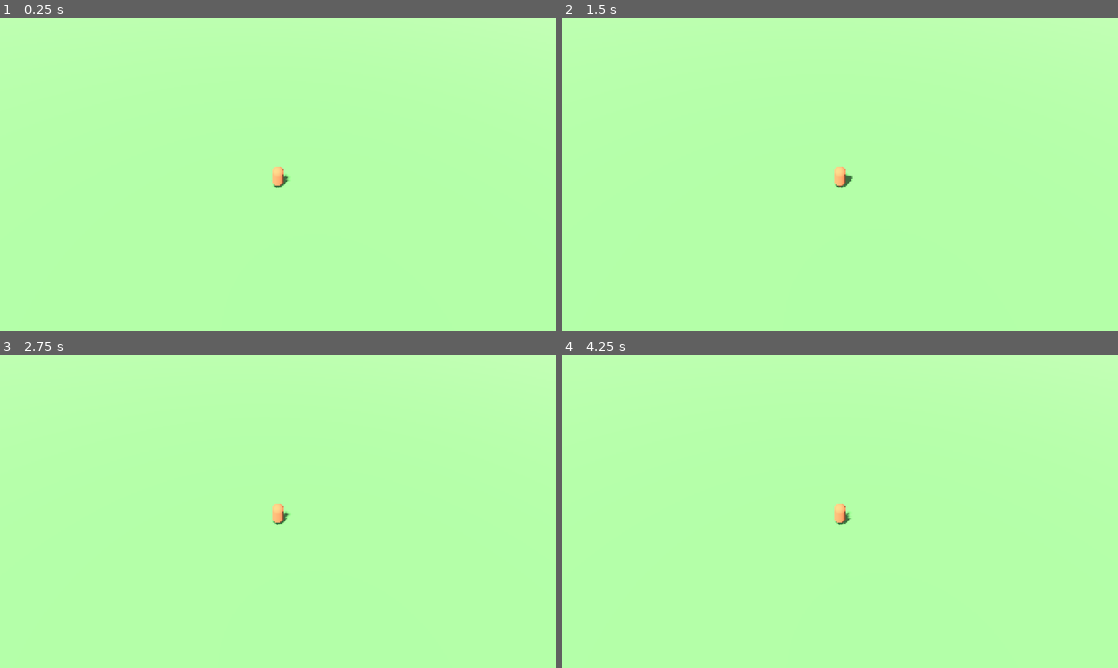
Above: before the commit, frames 1-4 (two rows, left to right).
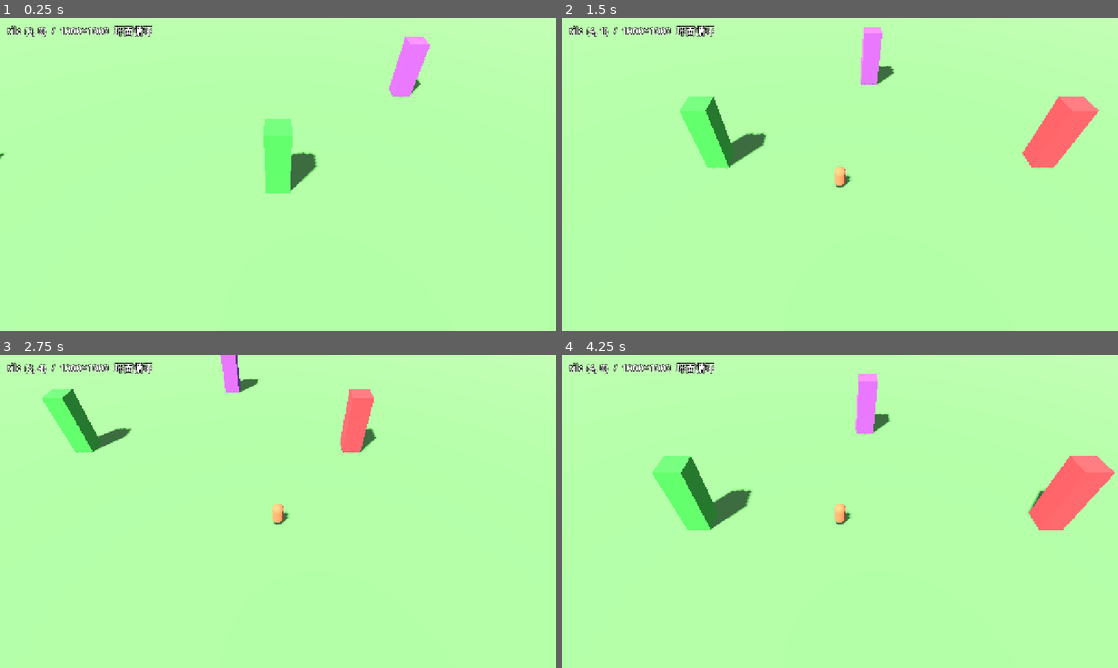
Above: after the commit, the same moments.

Repository: hoveychen/maliang
Game: Godot game, scene res://main.tscn
The game is run twice, just before and just after one commit, with the same random seed, the same clock (stepped at 60 frames per second) and the same inputs.
Inputs:
- Up to frame 1 (0.25 s): no input
- Up to frame 2 (1.5 s): tap Enter at 0.5 s; hold Right (ui_right) 0.53-1.28 s; hold Down (ui_down) from 1.28 s (still down)
- Up to frame 3 (2.75 s): release Down (ui_down) at 2.03 s; hold Right (ui_right) from 2.03 s (still down)
- Up to frame 4 (4.25 s): release Right (ui_right) at 2.78 s; hold Up (ui_up) 2.78-3.53 s; hold Left (ui_left) from 3.53 s (still down)

The runs differ from the first frame. In frame 1, 3.0% of the frame differs, in the area x 0-78%, y 2-56%; in frame 2, 4.8%; in frame 3, 3.3%; in frame 4, 5.6%, in the area x 1-100%, y 2-56%.

Commit message:
feat(demo): P2 toroidal WorldGrid coords + floating-origin seamless wrap + tests

Diff:
--- a/scripts/world.gd
+++ b/scripts/world.gd
@@ -1,21 +1,32 @@
 extends Node3D
-## Demo 世界控制器 (P1)。
-## 程序化搭建：环境光、地面占位、玩家、跟随相机。
-## 后续 P2/P3 会把单块地面换成 toroidal + chunk streaming。
+## Demo 世界控制器。
+## 浮动原点模型：玩家视觉固定在渲染原点 (0,0,0)，世界相对玩家滚动，
+## 玩家的「逻辑坐标」(player_logical, XZ 世界单位) 用 WorldGrid 取模 wrap，
+## 因此越过 GRID 边界时无跳变——平铺环面数据做无缝循环的关键。
+## P2：坐标系统 + 地标柱子证明无缝 wrap + 调试标签。
 
-const PLAYER_SPEED := 7.0
-## 相机相对玩家的偏移（高、远），做出 HD-2D 3/4 视角。
+const PLAYER_SPEED := 12.0
 const CAM_OFFSET := Vector3(0.0, 15.0, 13.0)
-const CAM_LERP := 0.18
+const RENDER_RADIUS := 130.0  ## 超出此半径的地标暂时隐藏
 
-var player: CharacterBody3D
+## 玩家在环面世界上的逻辑坐标（世界单位，Vector2(x, z)）。
+var player_logical := Vector2.ZERO
+
 var camera: Camera3D
+var world_root: Node3D
+var landmarks: Array = []  ## [{ node, logical:Vector2 }]
+var coord_label: Label
 
 func _ready() -> void:
 	_setup_environment()
+	world_root = Node3D.new()
+	world_root.name = "WorldRoot"
+	add_child(world_root)
 	_setup_ground()
+	_setup_landmarks()
 	_setup_player()
 	_setup_camera()
+	_setup_hud()
 
 func _setup_environment() -> void:
 	var light := DirectionalLight3D.new()
@@ -36,69 +47,95 @@
 	add_child(we)
 
 func _setup_ground() -> void:
+	## P2 临时：一块跟随玩家原点的大草地（P3 换成 chunk 流送的真地形）。
 	var ground := MeshInstance3D.new()
 	ground.name = "Ground"
 	var plane := PlaneMesh.new()
-	plane.size = Vector2(240.0, 240.0)
-	plane.subdivide_width = 120
-	plane.subdivide_depth = 120
+	plane.size = Vector2(300.0, 300.0)
+	plane.subdivide_width = 60
+	plane.subdivide_depth = 60
 	ground.mesh = plane
 	var mat := StandardMaterial3D.new()
 	mat.albedo_color = Color(0.46, 0.72, 0.40)
 	mat.roughness = 0.95
 	ground.material_override = mat
-	add_child(ground)
+	add_child(ground)  ## 直接挂在原点下，恒在玩家脚下
+
+func _setup_landmarks() -> void:
+	var span := WorldGrid.WORLD_SPAN
+	var defs := [
+		{ "logical": Vector2(0.0, 0.0), "color": Color(0.3, 0.8, 0.3) },        # 起点
+		{ "logical": Vector2(24.0, 0.0), "color": Color(0.9, 0.3, 0.3) },       # 东
+		{ "logical": Vector2(0.0, 24.0), "color": Color(0.3, 0.5, 0.95) },      # 北
+		{ "logical": Vector2(span - 24.0, 0.0), "color": Color(0.95, 0.85, 0.2) }, # 接缝西侧
+		{ "logical": Vector2(12.0, span - 12.0), "color": Color(0.7, 0.35, 0.85) }, # 接缝南侧
+	]
+	for d in defs:
+		var pillar := MeshInstance3D.new()
+		var box := BoxMesh.new()
+		box.size = Vector3(1.6, 5.0, 1.6)
+		pillar.mesh = box
+		var m := StandardMaterial3D.new()
+		m.albedo_color = d["color"]
+		pillar.material_override = m
+		world_root.add_child(pillar)
+		landmarks.append({ "node": pillar, "logical": d["logical"] })
 
 func _setup_player() -> void:
-	player = CharacterBody3D.new()
-	player.name = "Player"
-
 	var body := MeshInstance3D.new()
+	body.name = "Player"
 	var caps := CapsuleMesh.new()
 	caps.radius = 0.4
 	caps.height = 1.6
 	body.mesh = caps
-	body.position.y = 0.8
+	body.position = Vector3(0.0, 0.8, 0.0)  ## 固定在渲染原点
 	var pmat := StandardMaterial3D.new()
 	pmat.albedo_color = Color(0.92, 0.52, 0.32)
 	body.material_override = pmat
-	player.add_child(body)
-
-	var col := CollisionShape3D.new()
-	var shape := CapsuleShape3D.new()
-	shape.radius = 0.4
-	shape.height = 1.6
-	col.shape = shape
-	col.position.y = 0.8
-	player.add_child(col)
-
-	add_child(player)
+	add_child(body)
 
 func _setup_camera() -> void:
 	camera = Camera3D.new()
 	camera.name = "Camera"
 	camera.fov = 58.0
-	camera.far = 400.0
+	camera.far = 600.0
 	add_child(camera)
-	_update_camera(true)
+	camera.global_position = CAM_OFFSET
+	camera.look_at(Vector3(0.0, 1.0, 0.0), Vector3.UP)
 
-func _physics_process(_delta: float) -> void:
-	if player == null:
-		return
+func _setup_hud() -> void:
+	var layer := CanvasLayer.new()
+	add_child(layer)
+	coord_label = Label.new()
+	coord_label.position = Vector2(16.0, 12.0)
+	coord_label.add_theme_font_size_override("font_size", 22)
+	coord_label.add_theme_color_override("font_color", Color.WHITE)
+	coord_label.add_theme_color_override("font_outline_color", Color.BLACK)
+	coord_label.add_theme_constant_override("outline_size", 6)
+	layer.add_child(coord_label)
+
+func _physics_process(delta: float) -> void:
 	var input := Input.get_vector("ui_left", "ui_right", "ui_up", "ui_down")
-	var dir := Vector3(input.x, 0.0, input.y)
-	player.velocity = dir * PLAYER_SPEED
-	player.move_and_slide()
+	if input != Vector2.ZERO:
+		player_logical = WorldGrid.wrap_pos(player_logical + input * PLAYER_SPEED * delta)
 
 func _process(_delta: float) -> void:
-	_update_camera(false)
+	_reposition_world()
+	_update_hud()
 
-func _update_camera(snap: bool) -> void:
-	if camera == null or player == null:
+## 以玩家为中心：每个地标放到离渲染原点最近的等价位置。
+func _reposition_world() -> void:
+	for lm in landmarks:
+		var d: Vector2 = WorldGrid.shortest_delta(player_logical, lm["logical"])
+		var node: MeshInstance3D = lm["node"]
+		if d.length() > RENDER_RADIUS:
+			node.visible = false
+		else:
+			node.visible = true
+			node.position = Vector3(d.x, 2.5, d.y)
+
+func _update_hud() -> void:
+	if coord_label == null:
 		return
-	var target := player.global_position + CAM_OFFSET
-	if snap:
-		camera.global_position = target
-	else:
-		camera.global_position = camera.global_position.lerp(target, CAM_LERP)
-	camera.look_at(player.global_position + Vector3(0.0, 1.0, 0.0), Vector3.UP)
+	var t := WorldGrid.to_tile(player_logical)
+	coord_label.text = "tile (%d, %d)  /  %d×%d  环面循环" % [t.x, t.y, WorldGrid.GRID_TILES, WorldGrid.GRID_TILES]
--- /dev/null
+++ b/scripts/world_grid.gd
@@ -0,0 +1,30 @@
+class_name WorldGrid
+extends RefCounted
+## Toroidal（环面）世界坐标数学——纯静态工具，无状态。
+## 世界是 GRID_TILES × GRID_TILES 个 tile 的有限网格，首尾循环。
+## 逻辑坐标用世界单位表示（不是 tile 索引），范围 [0, WORLD_SPAN)。
+
+const GRID_TILES := 1000
+const TILE_SIZE := 2.0
+const WORLD_SPAN := float(GRID_TILES) * TILE_SIZE  ## = 2000.0
+
+## 把单个坐标分量 wrap 回 [0, WORLD_SPAN)。
+static func wrap_scalar(v: float) -> float:
+	return fposmod(v, WORLD_SPAN)
+
+## 把世界坐标（XZ 平面，用 Vector2(x, z)）wrap 回 [0, WORLD_SPAN)²。
+static func wrap_pos(p: Vector2) -> Vector2:
+	return Vector2(fposmod(p.x, WORLD_SPAN), fposmod(p.y, WORLD_SPAN))
+
+## 从 a 到 b 的最短环面位移；每个分量落在 [-WORLD_SPAN/2, WORLD_SPAN/2)。
+## 用于「以玩家为中心」渲染：把任意逻辑点放到离渲染原点最近的那个等价位置。
+static func shortest_delta(a: Vector2, b: Vector2) -> Vector2:
+	var half := WORLD_SPAN * 0.5
+	var dx := fposmod(b.x - a.x + half, WORLD_SPAN) - half
+	var dy := fposmod(b.y - a.y + half, WORLD_SPAN) - half
+	return Vector2(dx, dy)
+
+## 世界坐标 → tile 索引（0..GRID_TILES-1），用于 UI 显示 / 寻路。
+static func to_tile(p: Vector2) -> Vector2i:
+	var w := wrap_pos(p)
+	return Vector2i(int(w.x / TILE_SIZE), int(w.y / TILE_SIZE))
--- /dev/null
+++ b/test/test_world_grid.gd
@@ -0,0 +1,37 @@
+extends SceneTree
+## WorldGrid 环面坐标数学的独立测试。
+## 运行: Godot --headless --path . --script res://test/test_world_grid.gd
+
+func _init() -> void:
+	var span := WorldGrid.WORLD_SPAN
+	var fails := 0
+
+	# wrap_scalar: 越过上界绕回
+	fails += _check("wrap over", WorldGrid.wrap_scalar(span + 5.0), 5.0)
+	# wrap_scalar: 负数绕到上界附近
+	fails += _check("wrap neg", WorldGrid.wrap_scalar(-5.0), span - 5.0)
+	# 边界正好 = span → 0
+	fails += _check("wrap exact span", WorldGrid.wrap_scalar(span), 0.0)
+
+	# shortest_delta: 跨接缝走最短路（999.x→0.x 应是 +10 而不是 -(span-10)）
+	var d := WorldGrid.shortest_delta(Vector2(span - 5.0, 0.0), Vector2(5.0, 0.0))
+	fails += _check("seam delta x", d.x, 10.0)
+	# shortest_delta: 同点 = 0
+	var d0 := WorldGrid.shortest_delta(Vector2(123.0, 456.0), Vector2(123.0, 456.0))
+	fails += _check("zero delta", d0.length(), 0.0)
+
+	# to_tile: 边界绕回 tile 0
+	var t := WorldGrid.to_tile(Vector2(span + WorldGrid.TILE_SIZE * 0.5, 0.0))
+	fails += _check("tile wrap", float(t.x), 0.0)
+
+	if fails == 0:
+		print("world_grid tests PASS (6/6)")
+	else:
+		printerr("world_grid tests FAILED: %d" % fails)
+	quit(fails)
+
+func _check(name: String, got: float, want: float) -> int:
+	if is_equal_approx(got, want):
+		return 0
+	printerr("  FAIL %s: got %f want %f" % [name, got, want])
+	return 1
Not shown, added: scripts/world_grid.gd.uid
Not shown, added: test/test_world_grid.gd.uid
